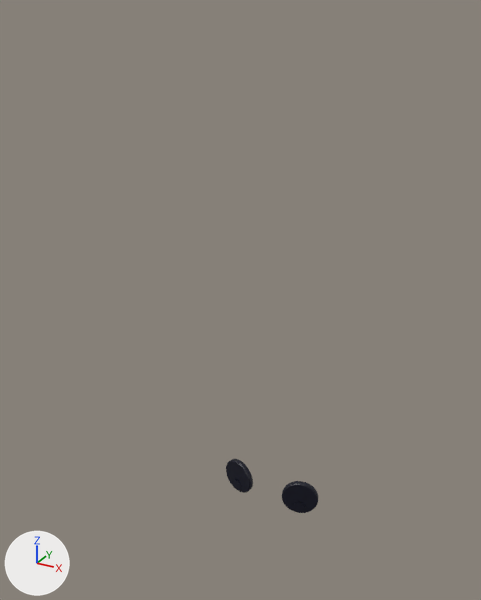
Two versions of the FBX model Assets/Characters/Char1_Eyes.fbx, one commit apart.
Before and after are seen from a 50 mm lens placed at (1.97, -5.02, 4.01), pointed at (-0.21, -1.06, 2.03). Lighting does not change. The marker at lower left points along +X, +Y and +Z. Where no turn or scale is listed for an object, it has been applied to the vertices.

The scene before the commit, as lines of its bpy script (objects in view):
```python
me_cylinder_004 = bpy.data.meshes.new('Cylinder.004')
me_cylinder_004.from_pydata(...)  # 320 vertices, 200 faces; spans x -0.433..0.432, y -0.009..0.12, z -0.15..0.15
me_cylinder_004.materials.append(mat_material_002)  # black #00021b
ob_eyes = bpy.data.objects.new('Eyes', me_cylinder_004)
ob_eyes.location = (0.0, -1.0, 0.32)
```
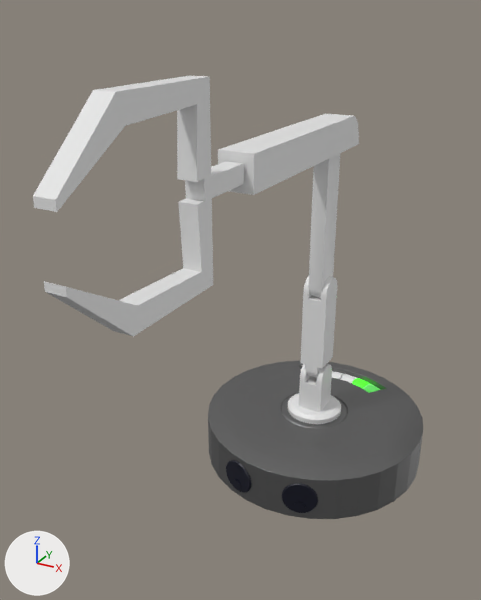
Where the change shows, as pixel boxes [x1, y1, x2, y2] in the pictures (481 x 600 px):
'ARM', added: after [33, 76, 359, 424]
'Body', added: after [208, 361, 423, 519]
    faces in mat_body (grey #858585): [208, 361, 423, 519]

Edits to the bpy script that builds the scene:
```text
Add mat_charge_indicator_6:
    mat_charge_indicator_6 = principled_material('Charge indicator 6')
    mat_charge_indicator_6.base_color = (0.8, 0.8, 0.8)  # white #e7e7e7
Add mat_charge_indicator_4:
    mat_charge_indicator_4 = principled_material('Charge Indicator 4')
    mat_charge_indicator_4.base_color = (0.8, 0.8, 0.8)  # white #e7e7e7
Add mat_charge_indicator_2:
    mat_charge_indicator_2 = principled_material('Charge Indicator 2')
    mat_charge_indicator_2.base_color = (0.0453, 0.8, 0.0112)  # green #3ce71b
    mat_charge_indicator_2.emission_color = (0.0656, 1.0, 0.024)  # green #48ff2b
    mat_charge_indicator_2.emission_strength = 1.0
Add mat_charge_indicator_3:
    mat_charge_indicator_3 = principled_material('Charge Indicator 3')
    mat_charge_indicator_3.base_color = (0.8, 0.8, 0.8)  # white #e7e7e7
Add mat_charge_indicator:
    mat_charge_indicator = principled_material('Charge Indicator')
    mat_charge_indicator.base_color = (0.263, 0.8, 0.241)  # green #8ce787
    mat_charge_indicator.emission_color = (0.00531, 0.359, 0.0124)  # green #10a21d
    mat_charge_indicator.emission_strength = 1.0
Add mat_charge_indicator_5:
    mat_charge_indicator_5 = principled_material('Charge Indicator 5')
    mat_charge_indicator_5.base_color = (0.8, 0.8, 0.8)  # white #e7e7e7
Add mat_body:
    mat_body = principled_material('Body')
    mat_body.base_color = (0.233, 0.233, 0.233)  # grey #858585
    mat_body.metallic = 1.0
Add me_cylinder:
    me_cylinder.from_pydata(...)  # 3752 vertices, 3754 faces; spans x -1.0..1.0, y -1.0..1.0, z -0.22..0.22
    # faces by material slot: [3060, 116, 115, 115, 115, 116, 117]
    me_cylinder.materials.append(mat_body)  # grey #858585
    me_cylinder.materials.append(mat_charge_indicator)  # green #8ce787
    me_cylinder.materials.append(mat_charge_indicator_2)  # green #3ce71b
    me_cylinder.materials.append(mat_charge_indicator_3)  # white #e7e7e7
    me_cylinder.materials.append(mat_charge_indicator_4)  # white #e7e7e7
    me_cylinder.materials.append(mat_charge_indicator_5)  # white #e7e7e7
    me_cylinder.materials.append(mat_charge_indicator_6)  # white #e7e7e7
Add me_cube_001:
    me_cube_001.from_pydata(...)  # 4616 vertices, 4586 faces; spans x -0.25..0.25, y -3.09..0.37, z -0.15..2.99
Add ob_body:
    ob_body = bpy.data.objects.new('Body', me_cylinder)
    ob_body.location = (0.0, 0.0, 0.327)
Add ob_arm:
    ob_arm = bpy.data.objects.new('ARM', me_cube_001)
    ob_arm.location = (0.0, 0.0, 0.692)
```
